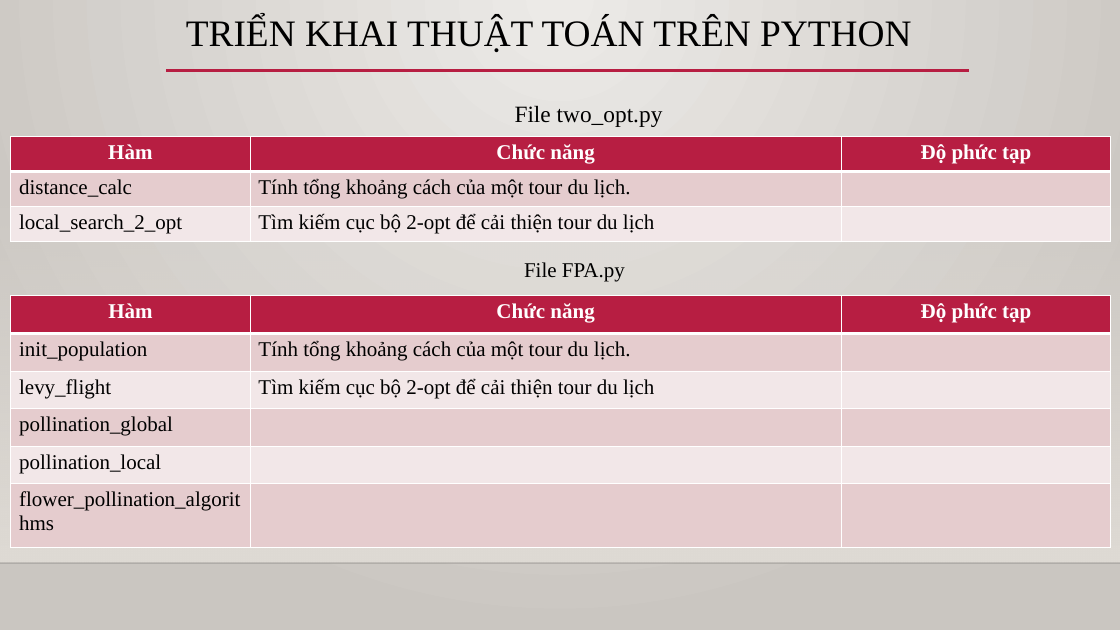
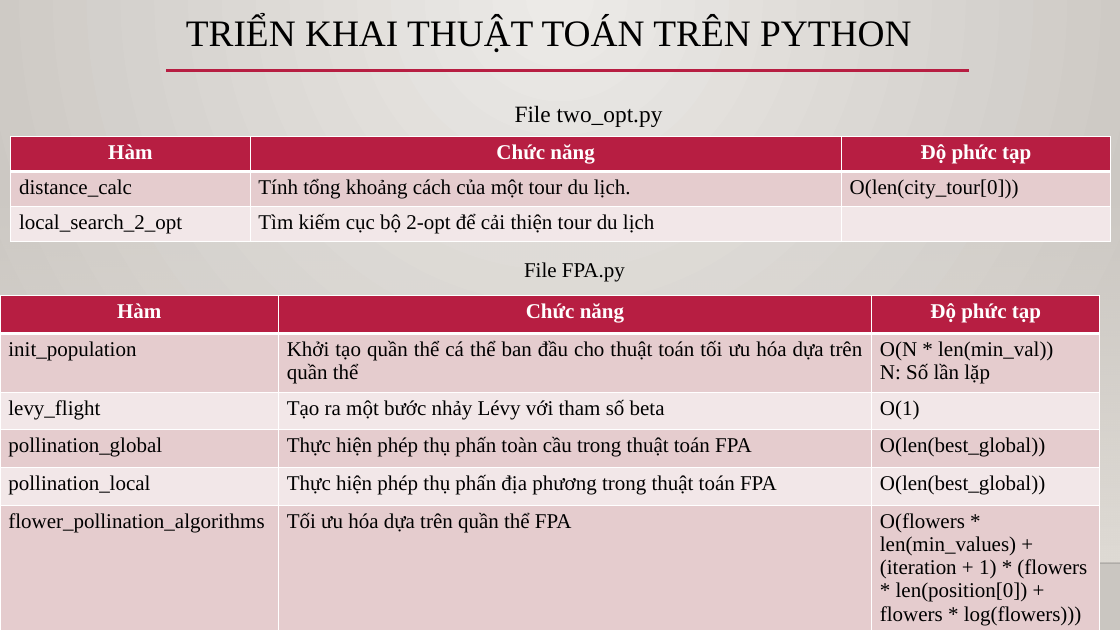
Before and after one commit to maihathm/PTTKGT-midterm, a slide deck: slide 15 of Slide_TT/52000775_52000896_52000092.pptx. Drawn at 1120x630 pixels with LibreOffice and Linux fonts; fonts in the diff are those of the drawing; background and template pictures are left out. Boxes give left, top, right and bottom in pixels: in the first picture for what was removed or moved away, otherwise in the second. Text is boxed around its words. In the diff, an @@ line names an element or a change of style, - is before the commit and + after.

```diff
--- a/Slide_TT/52000775_52000896_52000092.pptx
+++ b/Slide_TT/52000775_52000896_52000092.pptx
@@ table at box(11, 137, 1112, 526) @@
-row 2, column 3: 
+row 2, column 3: O(len(city_tour[0]))
@@ table at box(0, 296, 1101, 629) @@
-row 2, column 2: Tính tổng khoảng cách của một tour du lịch.
+row 2, column 2: Khởi tạo quần thể cá thể ban đầu cho thuật toán tối ưu hóa dựa trên quần thể
-row 2, column 3: 
+row 2, column 3: O(N * len(min_val)) / N: Số lần lặp
-row 3, column 2: Tìm kiếm cục bộ 2-opt để cải thiện tour du lịch
+row 3, column 2: Tạo ra một bước nhảy Lévy với tham số beta
-row 3, column 3: 
+row 3, column 3: O(1)
-row 4, column 2: 
+row 4, column 2: Thực hiện phép thụ phấn toàn cầu trong thuật toán FPA
-row 4, column 3: 
+row 4, column 3: O(len(best_global))
-row 5, column 2: 
+row 5, column 2: Thực hiện phép thụ phấn địa phương trong thuật toán FPA
-row 5, column 3: 
+row 5, column 3: O(len(best_global))
-row 6, column 2: 
+row 6, column 2: Tối ưu hóa dựa trên quần thể FPA
-row 6, column 3: 
+row 6, column 3: O(flowers * len(min_values) + (iteration + 1) * (flowers * len(position[0]) + flowers * log(flowers)))
@@ table: place and size @@
-table at box(11, 296, 1112, 547)
+table at box(0, 296, 1101, 629)
```
Also in this commit, not shown: 2 other slides changed, 6 other files.
